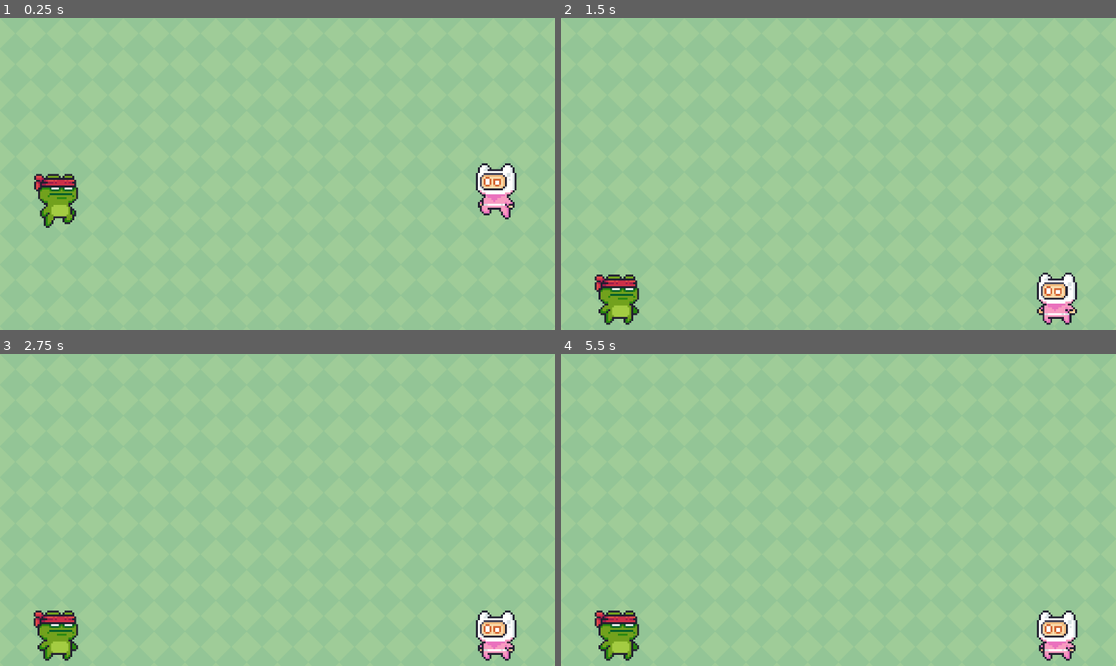
Above: before the commit, frames 1-4 (two rows, left to right).
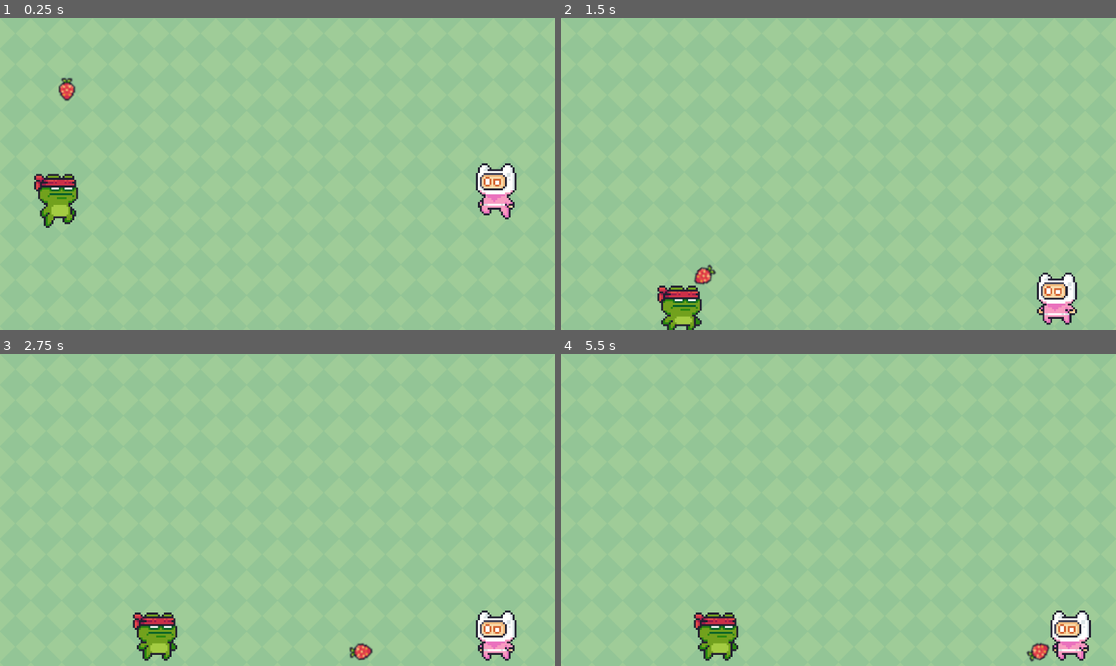
Above: after the commit, the same moments.

Repository: QVSD/head-soccer
Game: Godot game, scene res://main.tscn
The game is run twice, just before and just after one commit, with the same random seed, the same clock (stepped at 60 frames per second) and the same inputs.
Inputs:
- Up to frame 1 (0.25 s): no input
- Up to frame 2 (1.5 s): no input
- Up to frame 3 (2.75 s): no input
- Up to frame 4 (5.5 s): no input

The runs differ from the first frame. In frame 1, 0.2% of the frame differs, in the area x 10-14%, y 19-27%; in frame 2, 2.2%; in frame 3, 2.2%; in frame 4, 3.4%, in the area x 6-96%, y 82-99%.

Commit message:
2 players and a ball

Diff:
--- /dev/null
+++ b/head-soccer/ball.tscn
@@ -0,0 +1,16 @@
+[gd_scene load_steps=3 format=3 uid="uid://b5im2j2nrqbw7"]
+
+[ext_resource type="Texture2D" uid="uid://dwt6aj3ko5u08" path="res://resources/pseudoball.png" id="1_x8fbi"]
+
+[sub_resource type="CircleShape2D" id="CircleShape2D_41u45"]
+
+[node name="Ball" type="RigidBody2D"]
+mass = 0.3
+
+[node name="Sprite2D" type="Sprite2D" parent="."]
+scale = Vector2(2, 2)
+texture = ExtResource("1_x8fbi")
+
+[node name="CollisionShape2D" type="CollisionShape2D" parent="."]
+scale = Vector2(2, 2)
+shape = SubResource("CircleShape2D_41u45")
--- a/head-soccer/main.tscn
+++ b/head-soccer/main.tscn
@@ -1,10 +1,11 @@
-[gd_scene load_steps=6 format=3 uid="uid://d3d5da4qahgl5"]
+[gd_scene load_steps=7 format=3 uid="uid://d3d5da4qahgl5"]
 
 [ext_resource type="PackedScene" uid="uid://d38bp81pgq8av" path="res://ui.tscn" id="1_1bvp3"]
 [ext_resource type="PackedScene" uid="uid://bs680dberwmhs" path="res://wall.tscn" id="1_h2yge"]
 [ext_resource type="PackedScene" uid="uid://to5ttu8i6aim" path="res://ground.tscn" id="2_1bvp3"]
 [ext_resource type="PackedScene" uid="uid://cvf5oaau2kcoc" path="res://player1.tscn" id="3_lquwl"]
 [ext_resource type="PackedScene" uid="uid://cb6ag0qhhqapu" path="res://player2.tscn" id="5_lquwl"]
+[ext_resource type="PackedScene" uid="uid://b5im2j2nrqbw7" path="res://ball.tscn" id="6_7mycd"]
 
 [node name="Node" type="Node"]
 
@@ -25,3 +26,6 @@
 
 [node name="Player2" parent="." instance=ExtResource("5_lquwl")]
 position = Vector2(1015, 309)
+
+[node name="Ball" parent="." instance=ExtResource("6_7mycd")]
+position = Vector2(140, 120)
--- a/head-soccer/player1.tscn
+++ b/head-soccer/player1.tscn
@@ -1,6 +1,6 @@
 [gd_scene load_steps=30 format=3 uid="uid://cvf5oaau2kcoc"]
 
-[ext_resource type="Script" uid="uid://d1f70wh6oomcq" path="res://player_1.gd" id="1_3pafw"]
+[ext_resource type="Script" uid="uid://d1f70wh6oomcq" path="res://player.gd" id="1_3pafw"]
 [ext_resource type="Texture2D" uid="uid://bflu8n62gudtm" path="res://resources/player1/Idle (32x32).png" id="1_ng0wg"]
 [ext_resource type="Texture2D" uid="uid://chm3l4qoj4mee" path="res://resources/player1/Jump (32x32).png" id="2_ytgb6"]
 [ext_resource type="Texture2D" uid="uid://bgyyjihihp5n7" path="res://resources/player1/Run (32x32).png" id="3_3pafw"]
--- a/head-soccer/player2.tscn
+++ b/head-soccer/player2.tscn
@@ -1,6 +1,6 @@
 [gd_scene load_steps=30 format=3 uid="uid://cb6ag0qhhqapu"]
 
-[ext_resource type="Script" uid="uid://d1f70wh6oomcq" path="res://player_1.gd" id="1_tj0vx"]
+[ext_resource type="Script" uid="uid://d1f70wh6oomcq" path="res://player.gd" id="1_tj0vx"]
 [ext_resource type="Texture2D" uid="uid://c7330eggjcwdj" path="res://resources/player2/Idle (32x32).png" id="2_tj0vx"]
 [ext_resource type="Texture2D" uid="uid://cb32ix343f4lm" path="res://resources/player2/Jump (32x32).png" id="3_bhnal"]
 [ext_resource type="Texture2D" uid="uid://dh2spumtlnygj" path="res://resources/player2/Run (32x32).png" id="4_uqwy3"]
Renamed: head-soccer/player_1.gd.uid -> head-soccer/player.gd.uid
Binary file added: head-soccer/resources/pseudoball.png
Not shown, added: head-soccer/resources/pseudoball.png.import
